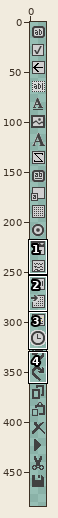
A sprite sheet gets an edit: Magix.app/media/images/icons/toolbox-icons.png. Above: a wide view before the commit, with the close-up outlined.
Close-up. Before the commit:
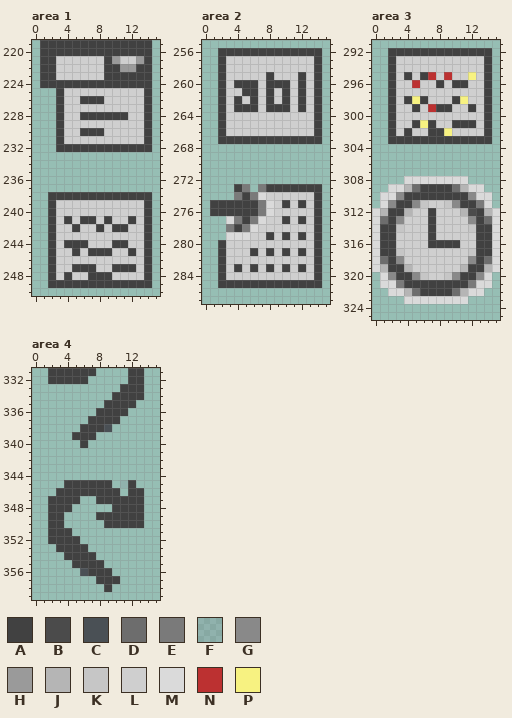
The file is 16x466 pixels. Pixels under 10% opacity are left out. Colours within 5 levels of each other are drawn and written as one. Shown: area 1: x 0..15, y 219..250; area 2: x 0..15, y 255..287; area 3: x 0..15, y 291..325; area 4: x 0..15, y 331..359. The old version is drawn lined up with the new one, on the new canvas. The commit also changed other parts of the picture, which this record leaves out.
Palette (. is transparent): A #414141  B #4b4b4b  C #4a5055  D #6d6d6d  E #7a7a7a  F #7c889339  G #898989  H #9a9a9a  J #b5b5b5  K #c6c6c6  L #cfcfcf  M #dadada  N #bc3131  P #f7f281
Pixels before, area 1, first column x 1:
219 AAAAAAAAAAAAAA
220 AAAAAAAAAAAAAA
221 AALLLLLLAHLLHA
222 AALLLLLLAAHHAA
223 AALLLLLLAAAAAA
224 AAAAAAAAAAAAAA
225 ..ALLLLLLLLLLA
226 ..ALLAAALLLLLA
227 ..ALLLLLLLLLLA
228 ..ALLAAAAAALLA
229 ..ALLLLLLLLLLA
230 ..ALLAAALLLLLA
231 ..ALLLLLLLLLLA
232 ..AAAAAAAAAAAA
233 ..............
234 ..............
235 ..............
236 ..............
237 ..............
238 .AAAAAAAAAAAAA
239 .ALLLLLLLLLLLA
240 .ALLLLLLLLLLLA
241 .ALALAALALLALA
242 .ALLALLALAALLA
243 .ALLLLLLLLLLLA
244 .ALAAALLLAALLA
245 .ALLALAAALLALA
246 .ALLLLLLLLLLLA
247 .ALLAAALLAAALA
248 .ALALLAAALLLLA
249 .AAAAAAAAAAAAA
Pixels before, area 2, first column x 1:
256 .AAAAAAAAAAAAA
257 .ALLLLLLLLLLLA
258 .ALLLLLLLLLLLA
259 .ALLLLLALLLALA
260 .ALAAALAAALALA
261 .ALLAALALALALA
262 .ALALALALALALA
263 .ALAAALAAALALA
264 .ALLLLLLLLLLLA
265 .ALLLLLLLLLLLA
266 .ALLLLLLLLLLLA
267 .AAAAAAAAAAAAA
268 ..............
269 ..............
270 ..............
271 ..............
272 ..............
273 ...AE.EAAAAAAA
274 ...EAEMLLLLLLA
275 AAAAAAEMLALALA
276 AAAAAAEMLLLLLA
277 ..MEAEMLLALALA
278 ..EAEMLLLLLLLA
279 ..MMMLLALALALA
280 .ALLLLLLLLLLLA
281 .ALLLALALALALA
282 .ALLLLLLLLLLLA
283 .ALALALALALALA
284 .ALLLLLLLLLLLA
285 .AAAAAAAAAAAAA
Pixels before, area 3, first column x 0:
292 ..AAAAAAAAAAAAA.
293 ..ALLLLLLLLLLLA.
294 ..ALLLLLLLLLLLA.
295 ..ALALANLNLLPLA.
296 ..ALLNLLALAALLA.
297 ..ALLLLLLLLLLLA.
298 ..ALAPALLLAPLLA.
299 ..ALLALNAALLALA.
300 ..ALLLLLLLLLLLA.
301 ..ALLAPALLAAALA.
302 ..ALALLAAPLLLLA.
303 ..AAAAAAAAAAAAA.
304 ................
305 ................
306 ................
307 ................
308 ....MMMMMMMM....
309 ..MMJDAAAADJMM..
310 .MMGAAAAAAAAGMM.
311 .MGAAGKLLKGAAEM.
312 MJAAJLLALLLJBAJM
313 MDAGLLLALLLLGADM
314 MAAKLLLALLLLKAAM
315 MAALLLLALLLLLAAM
316 MAALLLLAAAALLAAM
317 MAAKLLLLLLLLKAAM
318 MDAGLLLLLLLLGADM
319 MJAAJLLLLLLJAAJM
320 .MGAAGKLLKGAAGM.
321 .MMEAAAAAAAAEMM.
322 ..MMJDAAAADJMM..
323 ....MMMMMMMM....
Pixels before, area 4, first column x 2:
331 AAAAAA....AA
332 AAAAA.....AA
333 .........AAA
334 ........AAAA
335 .......AAAA.
336 ......AAAA..
337 .....AAAA...
338 ....AAAC....
339 ...AAA......
340 ....A.......
341 ............
342 ............
343 ............
344 ............
345 ..AAAAAA.FA.
346 .AAAAAAAA.AA
347 AAAA..AAAAAA
348 AAA.....AAAA
349 AA....AAAAAA
350 AA.....AAAAA
351 AAA.........
352 AAAA........
353 .AAAA.......
354 ..AAAA......
355 ...AAAA.....
356 ....CAAA....
357 ......AAA...
358 .......A....
After:
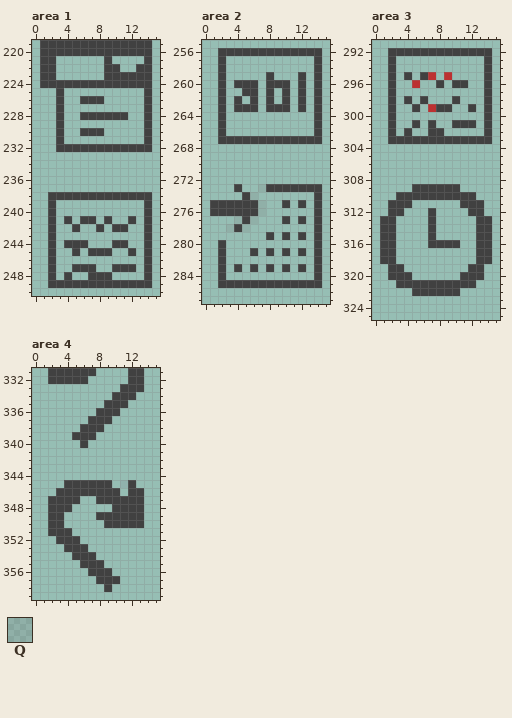
Colours new in this view: Q #7a7a7a35
The edit:
canvas 16x466 -> 16x484
Changed rows in their new state; - is an unchanged pixel.
Area 1:
first column x 3:
221 ......-....
222 ......--..-
223 ......-----
225 -..........
226 -..---.....
227 -..........
228 -..------..
229 -..........
230 -..---.....
231 -..........
first column x 3:
239 ...........
240 ...........
241 .-.--.-..-.
242 ..-..-.--..
243 ...........
244 .---...--..
245 ..-.---..-.
246 ...........
247 ..---..---.
248 .-..---....
Area 2:
first column x 3:
257 ...........
258 ...........
259 .....-...-.
260 .---.---.-.
261 ..--.-.-.-.
262 .-.-.-.-.-.
263 .---.---.-.
264 ...........
265 ...........
266 ...........
first column x 3:
273 --.-Q------
274 -.-Q.......
275 ----Q..-.-.
276 ----Q......
277 .Q-Q...-.-.
278 Q-Q........
279 .....-.-.-.
280 ...........
281 ...-.-.-.-.
282 ...........
283 .-.-.-.-.-.
284 ...........
Area 3:
first column x 3:
293 ...........
294 ...........
295 .-.--.-....
296 ..-..-.--..
297 ...........
298 .-.-...-...
299 ..-.---..-.
300 ...........
301 ..-.-..---.
302 .-..--.....
first column x 0:
308 ----........----
309 --...A----A...--
310 -..A--------A..-
311 -.A--......--A.-
312 ..--...-....A-..
313 .A-....-.....-A.
314 .--....-.....--.
315 .--....-.....--.
316 .--....----..--.
317 .--..........--.
318 .A-..........-A.
319 ..--........--..
320 -.A--......--A.-
321 -..A--------A..-
322 --...A----A...--
323 ----........----
Area 4:
first column x 9:
334 ----.
335 ---.-
336 --.--
337 -.---
338 .----
first column x 2:
352 .----
353 -.---
354 --.--
355 ---.-
356 ----.
Where, in picture pixels (left, top, right, bottom), the same in both close-ups:
erased: (56, 56, 144, 144)
erased: (56, 200, 144, 280)
erased: (226, 56, 314, 136)
changed: (226, 184, 314, 280)
erased: (396, 56, 484, 136)
changed: (372, 176, 500, 304)
erased: (104, 392, 144, 432)
erased: (48, 536, 88, 576)
